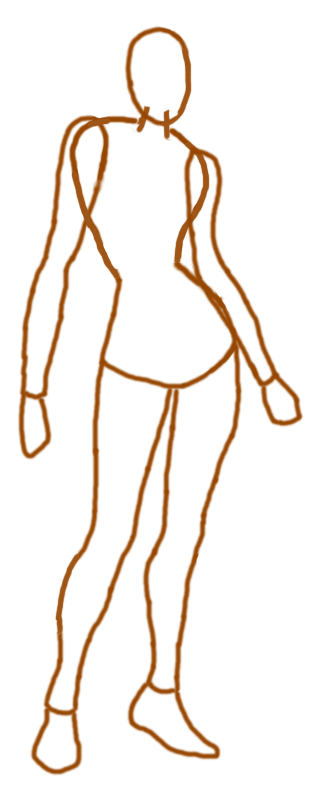
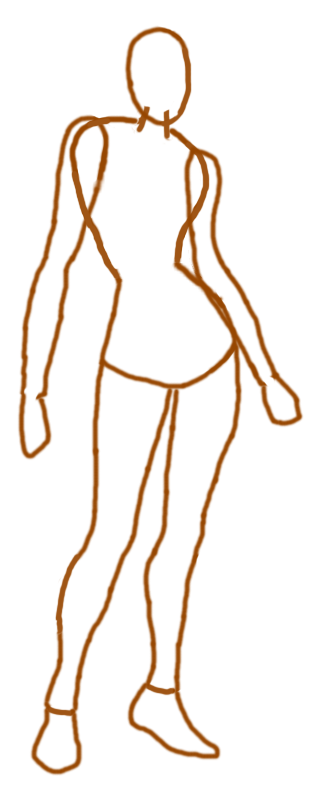
Comparing the layer stacks of the two 333 × 786 images. Changes:
painted on "left arm" over <box>261,376,275,387</box>
painted on "left leg" over <box>148,679,174,696</box>
painted on "right leg" over <box>47,705,73,717</box>
painted on "right foot" over <box>45,705,76,717</box>
painted on "left foot" over <box>145,682,176,696</box>
painted on "right arm" over <box>23,387,39,401</box>
